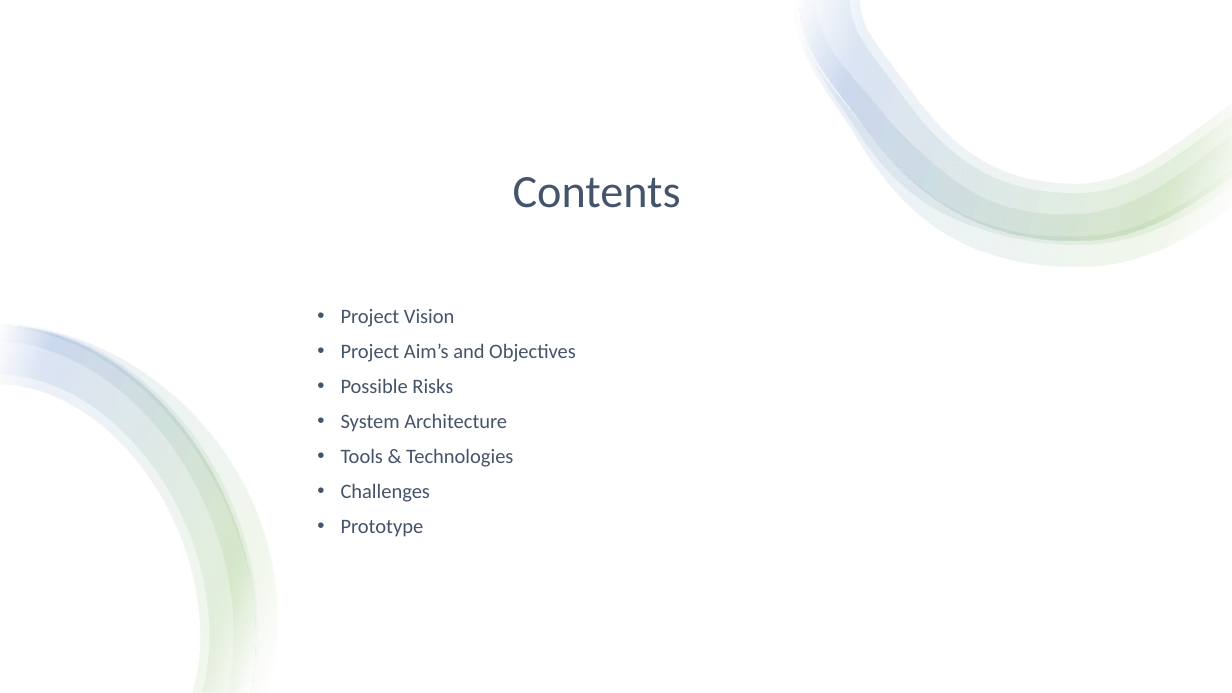
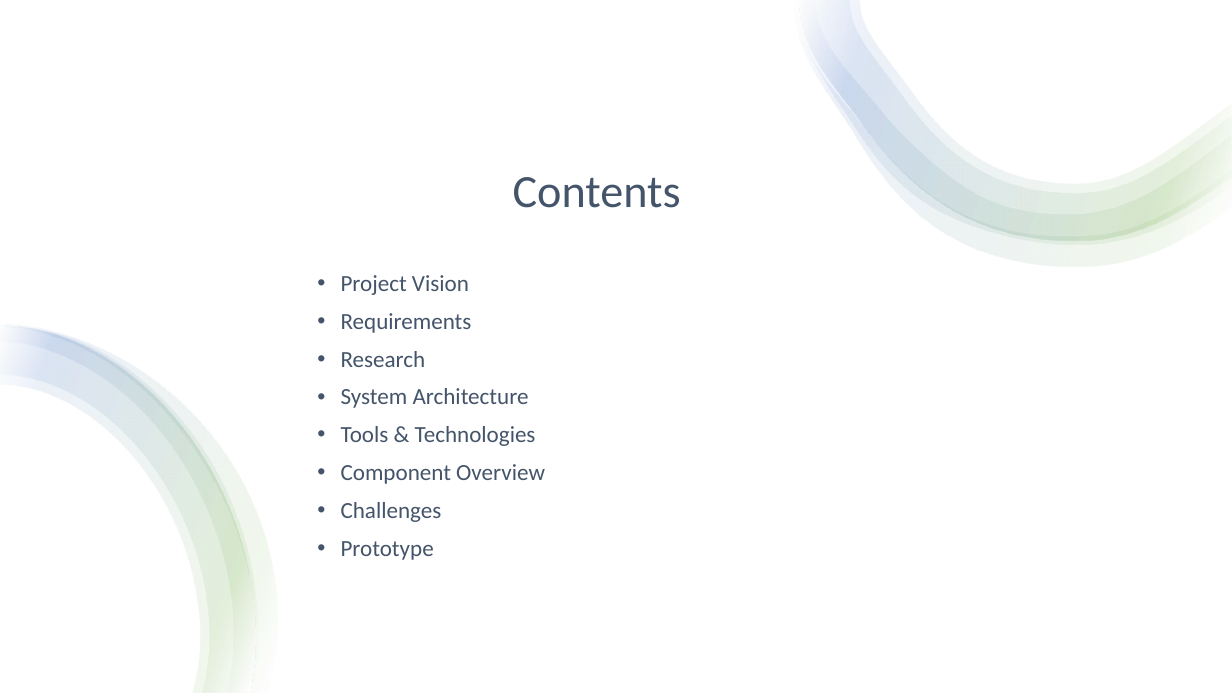
Before and after one commit to jgalminas/nma, a slide deck: slide 2 of Project Docs/National Marine Aquarium.pptx. Drawn at 1232x693 pixels with LibreOffice and Linux fonts; fonts in the diff are those of the drawing. Boxes give left, top, right and bottom in pixels: in the first picture for what was removed or moved away, otherwise in the second. Text is boxed around its words. In the diff, an @@ line names an element or a change of style, - is before the commit and + after.

Commit message:
Added prototype link to presentation

```diff
--- a/Project Docs/National Marine Aquarium.pptx
+++ b/Project Docs/National Marine Aquarium.pptx
@@ text "Project Vision": place and size @@
-text "Project Vision" at [341, 309, 576, 537]
+text "Project Vision" at [341, 275, 545, 560]
@@ text at [341, 275, 536, 560]: size 16 to 18 pt in "Project Vision", "System Architecture", "Tools & Technologies", "Challenges" and 1 more places @@
@@ text at [341, 313, 472, 367]: text changed; size 16 to 18 pt @@
-• Project Aim’s and Objectives
-• Possible Risks
+• Requirements
+• Research
@@ text at [341, 464, 545, 484]: paragraph added @@
+• Component Overview
```
Also in this commit, not shown: 8 other slides changed.
